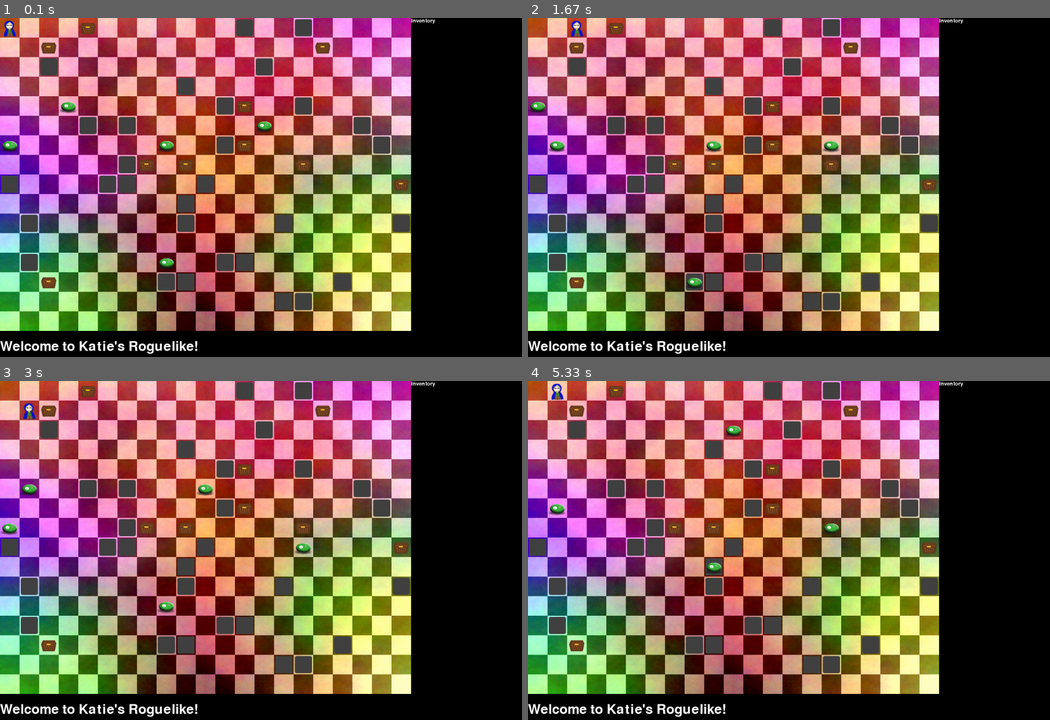
Above: before the commit, frames 1-4 (two rows, left to right).
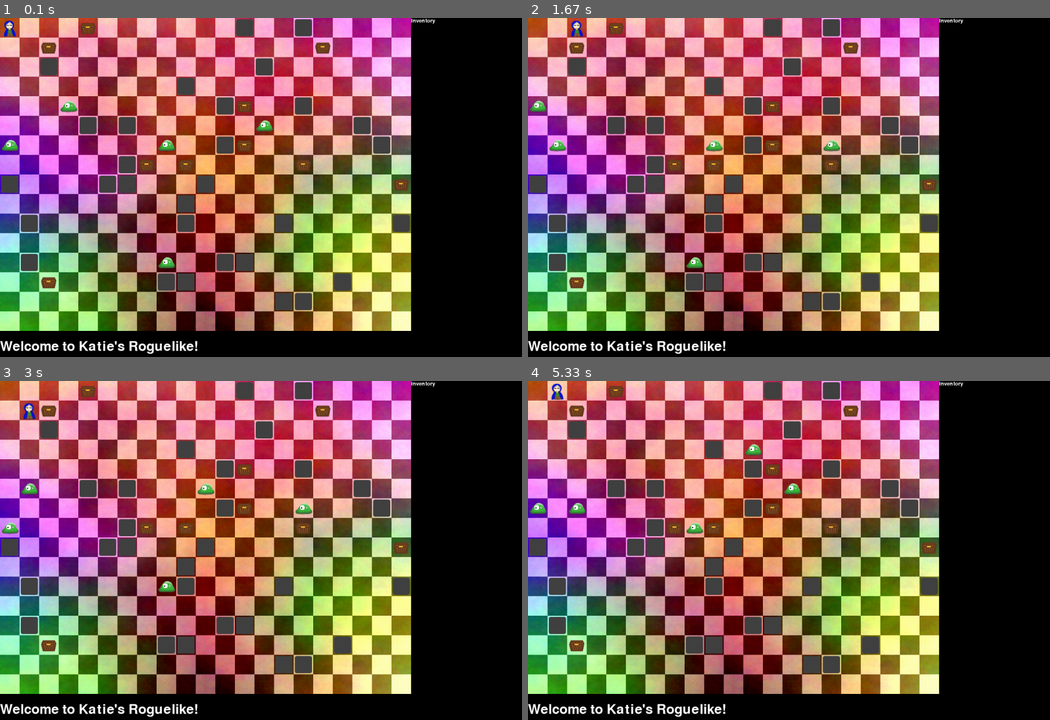
Above: after the commit, the same moments.

Repository: kcunning/Katie-s-Rougish-PyGame
Game: pygame game, started from rogue.py
Two runs of this game, one before a commit and one after it. Both use one fixed random seed, a clock stepped at 60 frames per second and the inputs below. The source is Python 2; it was converted automatically to run under Python 3.
Inputs:
- Up to frame 1 (0.1 s): no input
- Up to frame 2 (1.67 s): hold Right 0.33-0.8 s; hold Up 0.83-1.38 s; hold Right from 1.42 s (still down)
- Up to frame 3 (3 s): release Right at 2.15 s; hold Left 2.18-2.9 s; hold Down from 2.93 s (still down)
- Up to frame 4 (5.33 s): release Down at 3.65 s; hold Left 3.68-4.4 s; hold Up 4.43-5.13 s; hold Right from 5.17 s (still down)

The runs differ from the first frame. In frame 1, 0.4% of the frame differs, in the area x 0-53%, y 24-74%; in frame 2, 0.4%; in frame 3, 0.6%; in frame 4, 0.7%, in the area x 0-60%, y 13-57%.

Commit message:
Derpy monster looks much better now.

Diff:
--- a/rogue.py
+++ b/rogue.py
@@ -79,6 +79,12 @@
                         map.append(row)
 		return map
 
+	def is_block_empty(self, row, col):
+		if not self.treasure[row][col] and not self.monsters[row][col] and not self.walls[row][col]:
+			return True
+		else:
+			return False
+
 	def clear_block(self, position):
 		''' Given the current position of the player, sets the current square to completely cleared,
 	    	    and the squares nearby to partially cleared.
@@ -124,11 +130,8 @@
 	def move_monsters(self):
 		monsters = self.get_all_monsters()
 		for monster in monsters.keys():
-			print "Moving monster", monster
 			d = random.sample(DIRECTIONS, 1)[0]
-			print d
 			new_row, new_col = row, col = monsters[monster]
-			print new_row, new_col
                         if d == "north":
                         	new_row -= 1
                         if d == "south":
@@ -138,11 +141,11 @@
                         if d == "west":
                                 new_col -= 1
 			try:
-				self.monsters[new_row][new_col] = monster
-				self.monsters[row][col] = 0
+				if self.is_block_empty(new_row, new_col):
+					self.monsters[new_row][new_col] = monster
+					self.monsters[row][col] = 0
 			except:
-				pass # Monsters can run into walls too, you know.
-
+				pass # Monsters can run into walls, edges, chests, etc. It consumes their turn.
 
 
 class Inventory(object):
Binary file changed: dumb_monster.png
